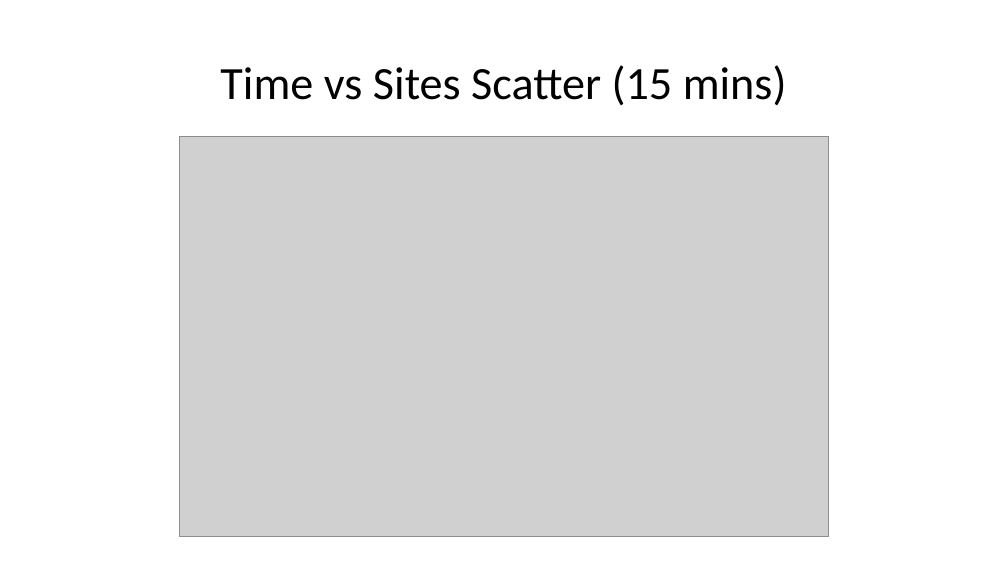
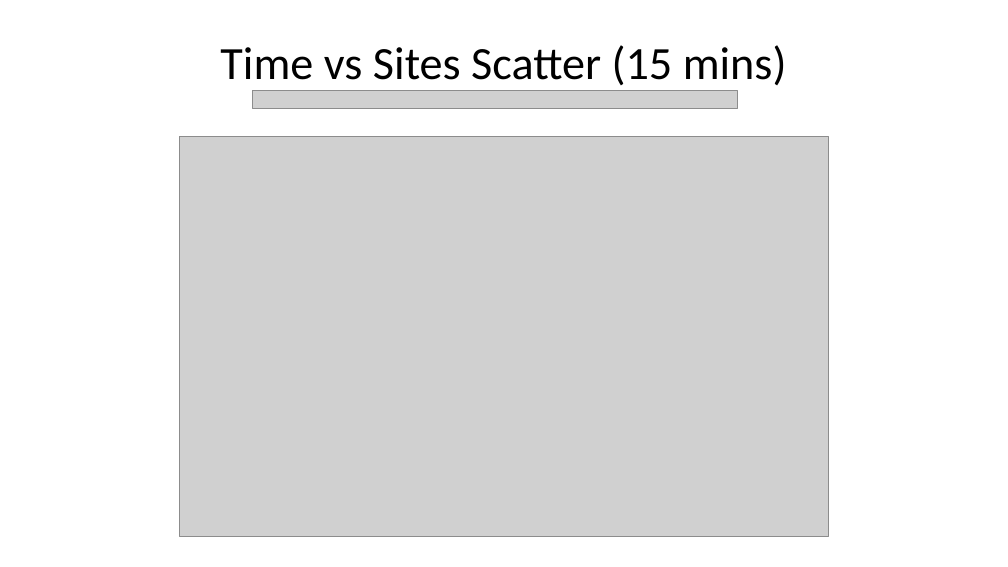
Before and after one commit to imalh2/ETC5543-Lynxx, a slide deck: slide 28 of team-presentation/team_presentation.pptx (slide 27 before the commit). Drawn at 1008x567 pixels with LibreOffice and Linux fonts; fonts in the diff are those of the drawing; grey boxes stand for pictures. Boxes give left, top, right and bottom in pixels: in the first picture for what was removed or moved away, otherwise in the second. Text is boxed around its words. In the diff, an @@ line names an element or a change of style, - is before the commit and + after.

```diff
--- a/team-presentation/team_presentation.pptx
+++ b/team-presentation/team_presentation.pptx
@@ title "Time vs Sites Scatter (15 ..." rewrapped from [220, 65, 787, 105] to [220, 45, 787, 91] @@
@@ picture added at [253, 91, 738, 108] @@
```
Also in this commit, not shown: 12 other slides changed, 1 slide added, 5 other files.
